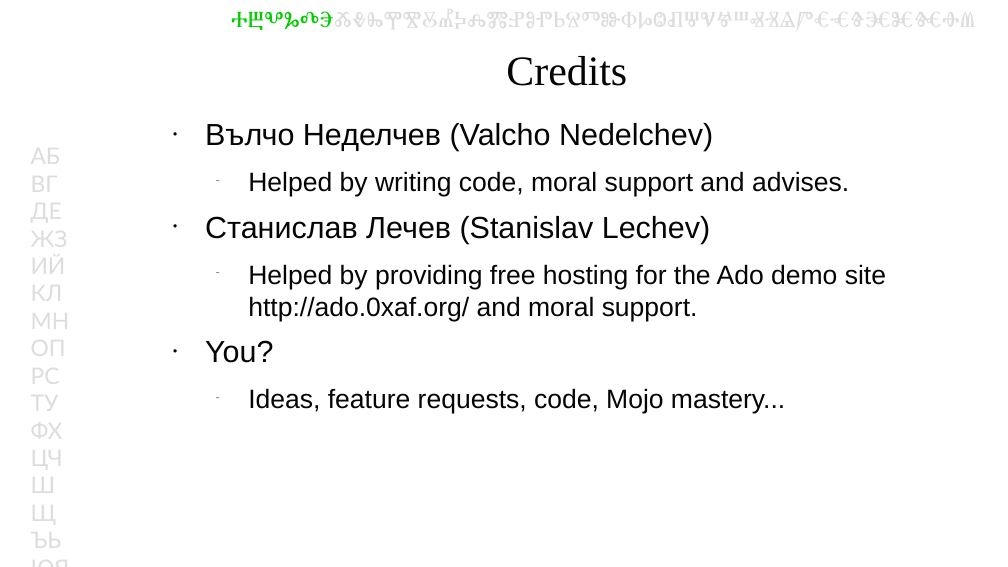
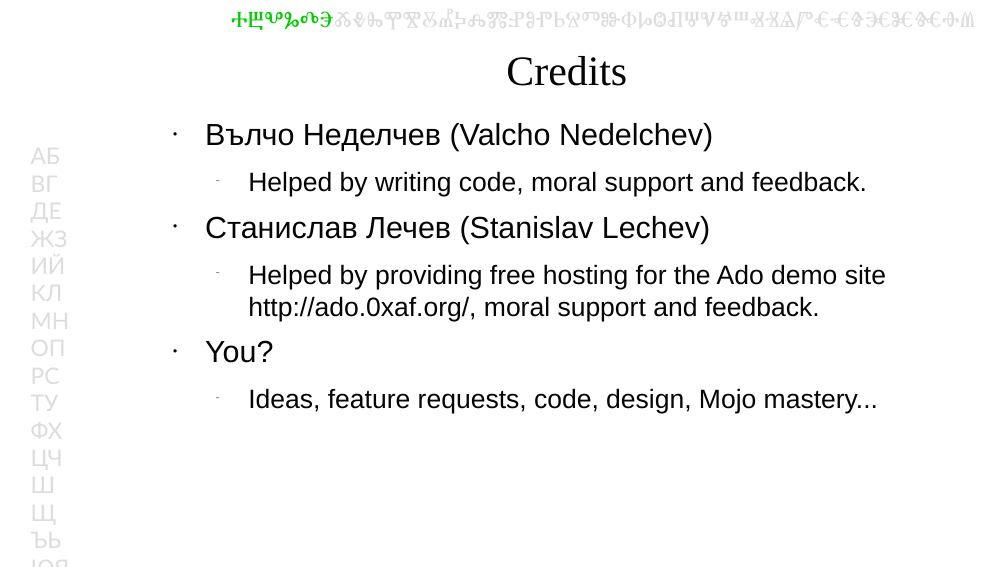
Before and after one commit to kberov/Ado-YAPC-EU-talk, a slide deck: slide 28 of Ado-YAPC-EU-2014.odp (slide 22 before the commit). Drawn at 1008x567 pixels with LibreOffice and Linux fonts; fonts in the diff are those of the drawing; background and template pictures are left out. Boxes give left, top, right and bottom in pixels: in the first picture for what was removed or moved away, otherwise in the second. Text is boxed around its words. In the diff, an @@ line names an element or a change of style, - is before the commit and + after.

Commit message:
splitted some slides in multiple slides with less text and added "generate crud"

```diff
--- a/Ado-YAPC-EU-2014.odp
+++ b/Ado-YAPC-EU-2014.odp
@@ text at [248,171,867,197]: text changed @@
-  − Helped by writing code, moral support and advises.
+  − Helped by writing code, moral support and feedback.
@@ text at [248,264,886,321]: text changed @@
-  − Helped by providing free hosting for the Ado demo site
-    http://ado.0xaf.org/ and moral support.
+  − Helped by providing free hosting for the Ado demo site
+    http://ado.0xaf.org/, moral support and feedback.
@@ text at [248,388,878,414]: text changed @@
-  − Ideas, feature requests, code, Mojo mastery...
+  − Ideas, feature requests, code, design, Mojo mastery...
```
Also in this commit, not shown: 10 other slides changed, 6 slides added.
